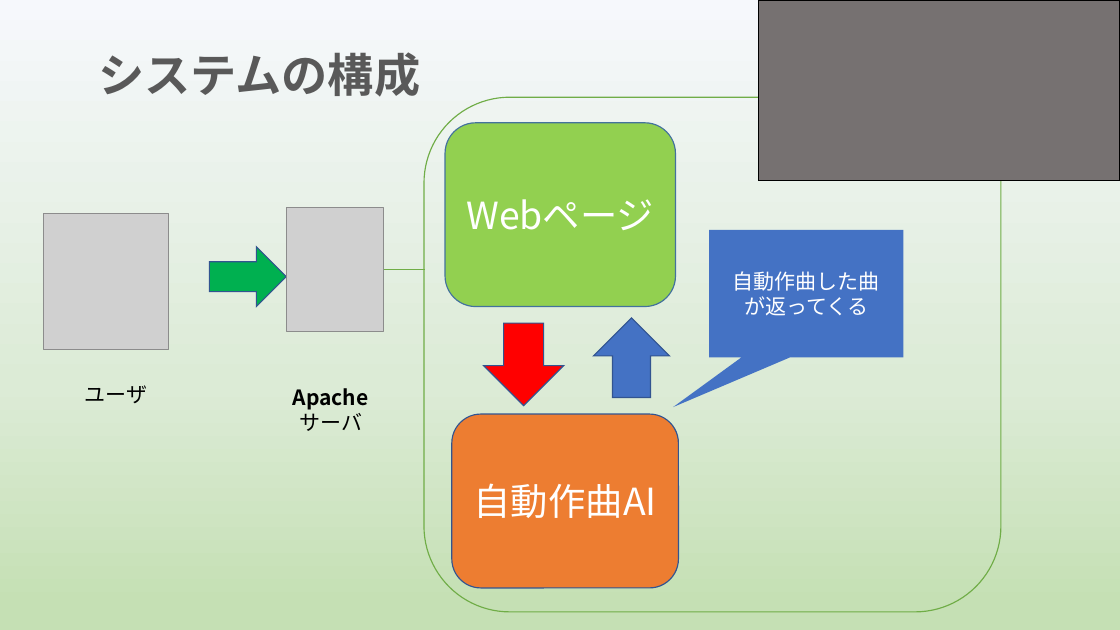
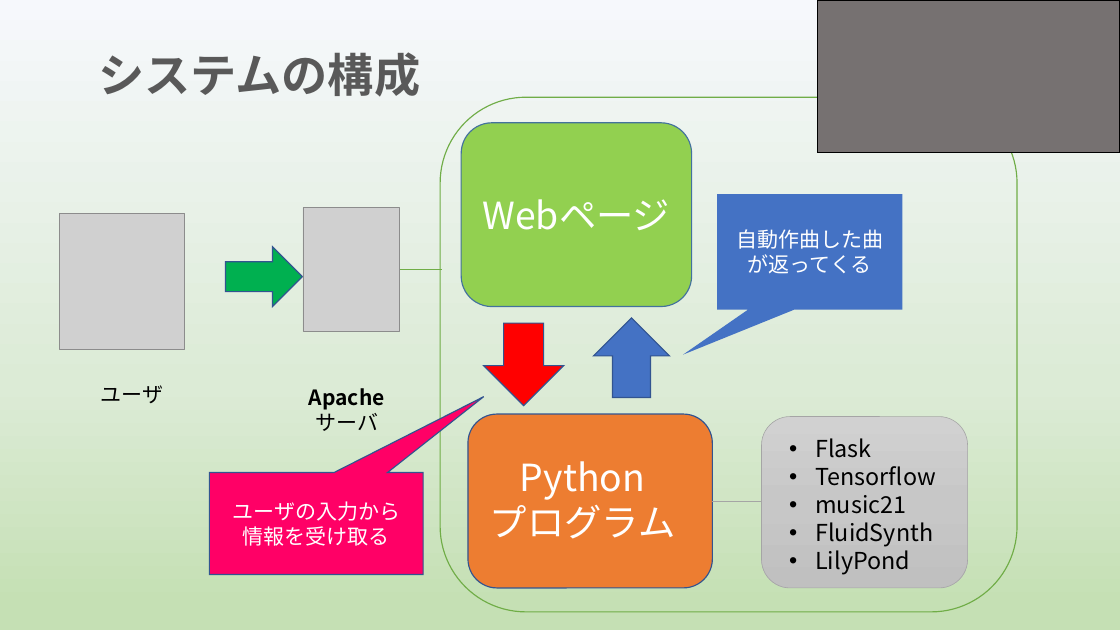
Before and after one commit to yoshitake266/bitComposer_prj, a slide deck: slide 4 of presentation/graduation/bit Composer3 .pptx. Drawn at 1120x630 pixels with LibreOffice and Linux fonts; fonts in the diff are those of the drawing; grey boxes stand for pictures. Boxes give left, top, right and bottom in pixels: in the first picture for what was removed or moved away, otherwise in the second. Text is boxed around its words. In the diff, an @@ line names an element or a change of style, - is before the commit and + after.

```diff
--- a/presentation/graduation/bit Composer3 .pptx
+++ b/presentation/graduation/bit Composer3 .pptx
@@ rectangle: place and size @@
-rectangle at bbox=[759, 0, 1120, 181]
+rectangle at bbox=[818, 0, 1120, 153]
@@ speech box "自動作曲した曲": place and size @@
-speech box "自動作曲した曲" at bbox=[709, 230, 903, 358]
+speech box "自動作曲した曲" at bbox=[718, 194, 902, 309]
@@ 2 pictures, 2 rounded rectangles, 2 texts, 1 line, 1 right arrow: place and size @@
-2 pictures, 2 rounded rectangles, 2 texts, 1 line, 1 right arrow at bbox=[44, 97, 1002, 613]
+2 pictures, 2 rounded rectangles, 2 texts, 1 line, 1 right arrow at bbox=[60, 97, 1017, 613]
@@ rounded rectangle: place and size @@
-rounded rectangle at bbox=[452, 414, 679, 588]
+rounded rectangle at bbox=[468, 414, 712, 588]
@@ rounded rectangle added at bbox=[762, 417, 968, 588], fill gradient #D2D2D2 to #C8C8C8 to #C0C0C0, outline #A5A5A5 0.5 pt @@
@@ text added at bbox=[815, 438, 936, 575], 20 pt, text #000000 @@
+• Flask
+• Tensorflow
+• music21
+• FluidSynth
+• LilyPond
@@ speech box added at bbox=[209, 473, 423, 575], fill #FF0066, outline #325491 1 pt, 18 pt, text #FFFFFF @@
+ユーザの入力から
+情報を受け取る
@@ text added at bbox=[490, 461, 676, 539], 32 pt, text #FFFFFF @@
+Python
+プログラム
@@ text in rounded rectangle at bbox=[474, 483, 657, 518]: text removed @@
-自動作曲AI
@@ line added from (712, 502) to (762, 502), #A5A5A5 1 pt @@
```
Also in this commit, not shown: 7 other slides changed, 4 slides added, 2 slides removed, 9 other files.
